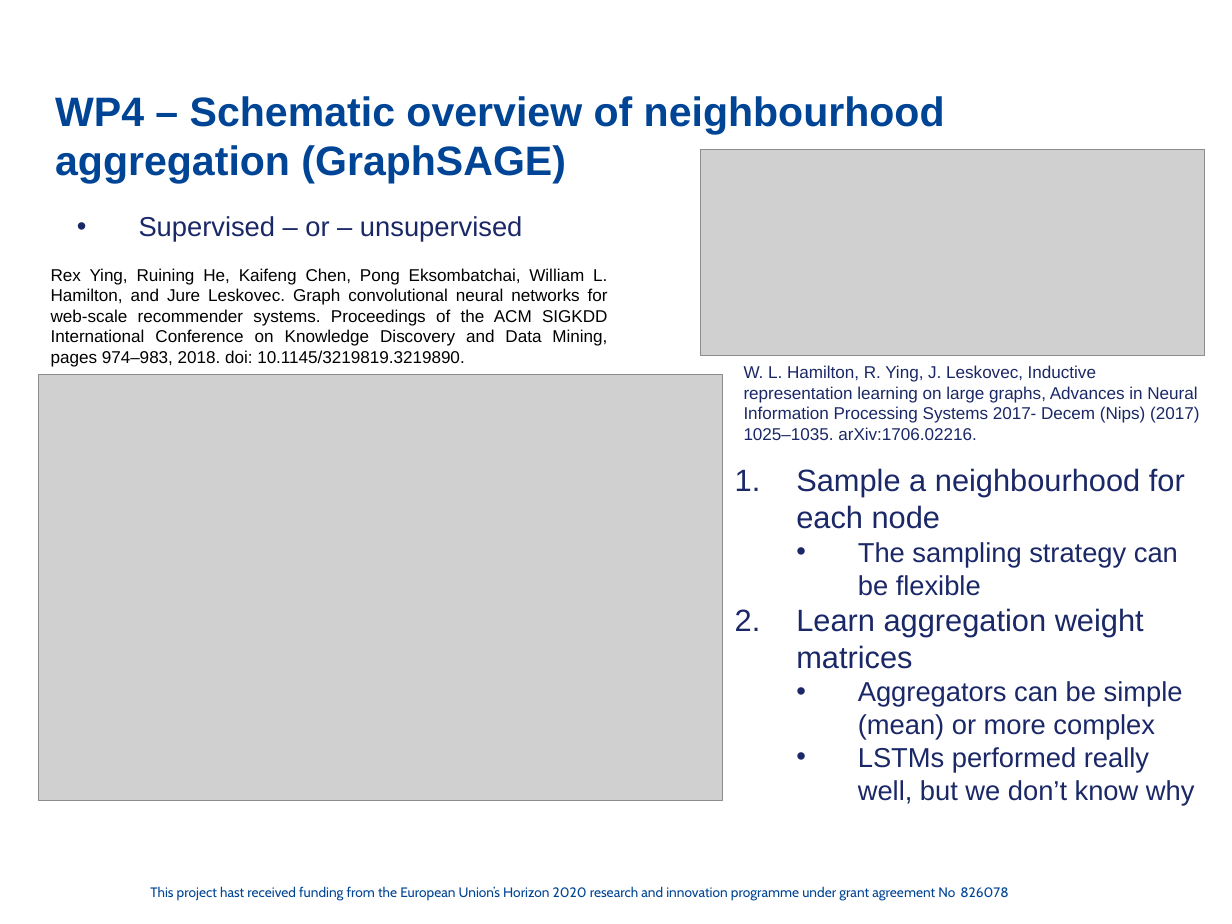
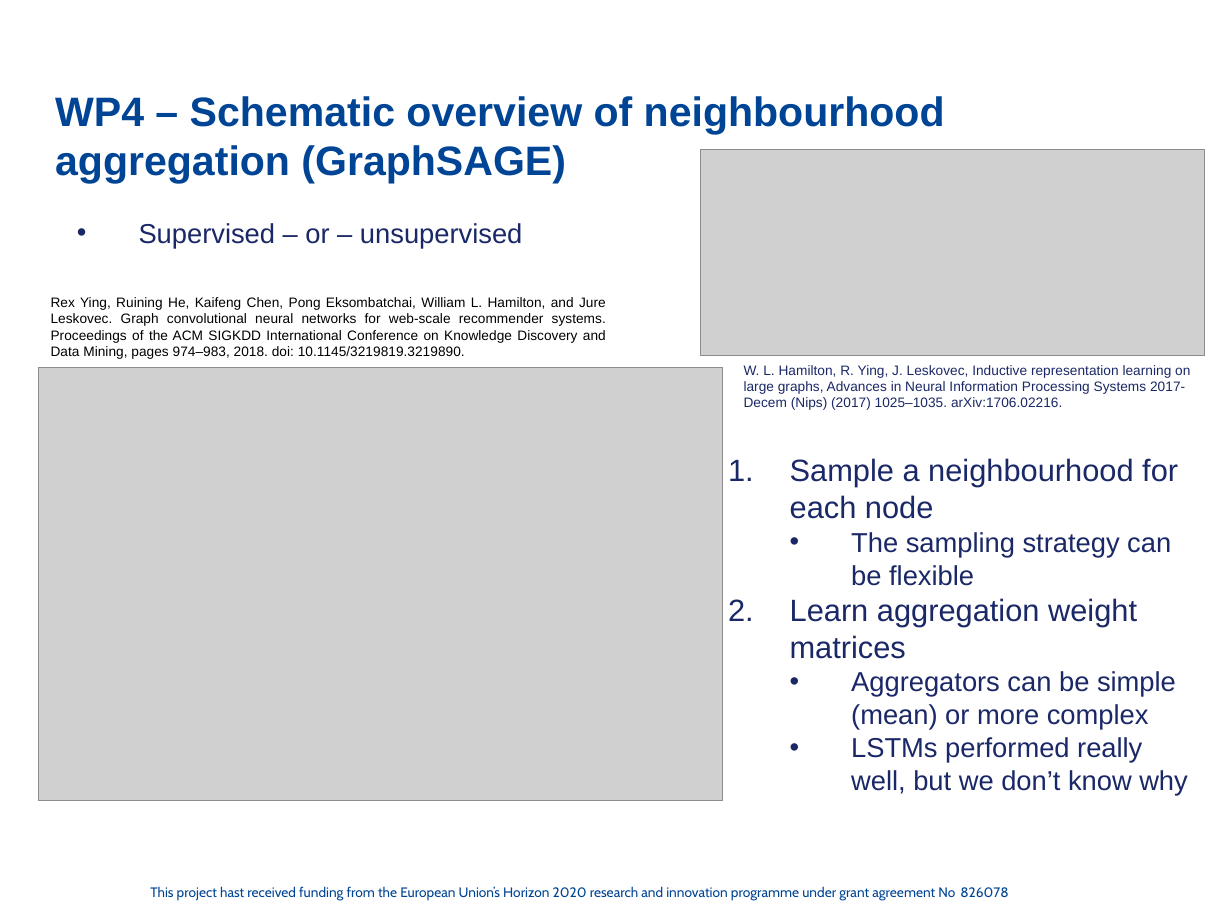
Before and after one commit to cassinius/phd-presentations, a slide deck: slide 5 of 2020/FC_sept_Graphs_LS/FeatureCloud_PPT_WP4_update.pptx. Drawn at 1232x924 pixels with LibreOffice and Linux fonts; fonts in the diff are those of the drawing; grey boxes stand for pictures; background and template pictures are left out. Boxes give left, top, right and bottom in pixels: in the first picture for what was removed or moved away, otherwise in the second. Text is boxed around its words. In the diff, an @@ line names an element or a change of style, - is before the commit and + after.

```diff
--- a/2020/FC_sept_Graphs_LS/FeatureCloud_PPT_WP4_update.pptx
+++ b/2020/FC_sept_Graphs_LS/FeatureCloud_PPT_WP4_update.pptx
@@ text "Supervised – or – unsupervised": place and size @@
-text "Supervised – or – unsupervised" at [139, 216, 522, 242]
+text "Supervised – or – unsupervised" at [139, 223, 522, 249]
@@ text "Rex Ying, Ruining He, Kaifeng ...": place and size @@
-text "Rex Ying, Ruining He, Kaifeng ..." at [51, 268, 608, 367]
+text "Rex Ying, Ruining He, Kaifeng ..." at [51, 297, 606, 359]
@@ text "Rex Ying, Ruining He, Kaifeng ..." at [51, 297, 606, 359]: size 10 to 8 pt @@
@@ text "W. L. Hamilton, R. Ying, ..." at [744, 365, 1190, 410]: size 10 to 8 pt @@
@@ picture: place and size @@
-picture at [38, 375, 722, 801]
+picture at [38, 367, 722, 800]
@@ text "Sample a neighbourhood for each ...": place and size @@
-text "Sample a neighbourhood for each ..." at [796, 468, 1195, 806]
+text "Sample a neighbourhood for each ..." at [790, 458, 1188, 796]
```
Also in this commit, not shown: 2 other slides changed, 1 slide removed.
